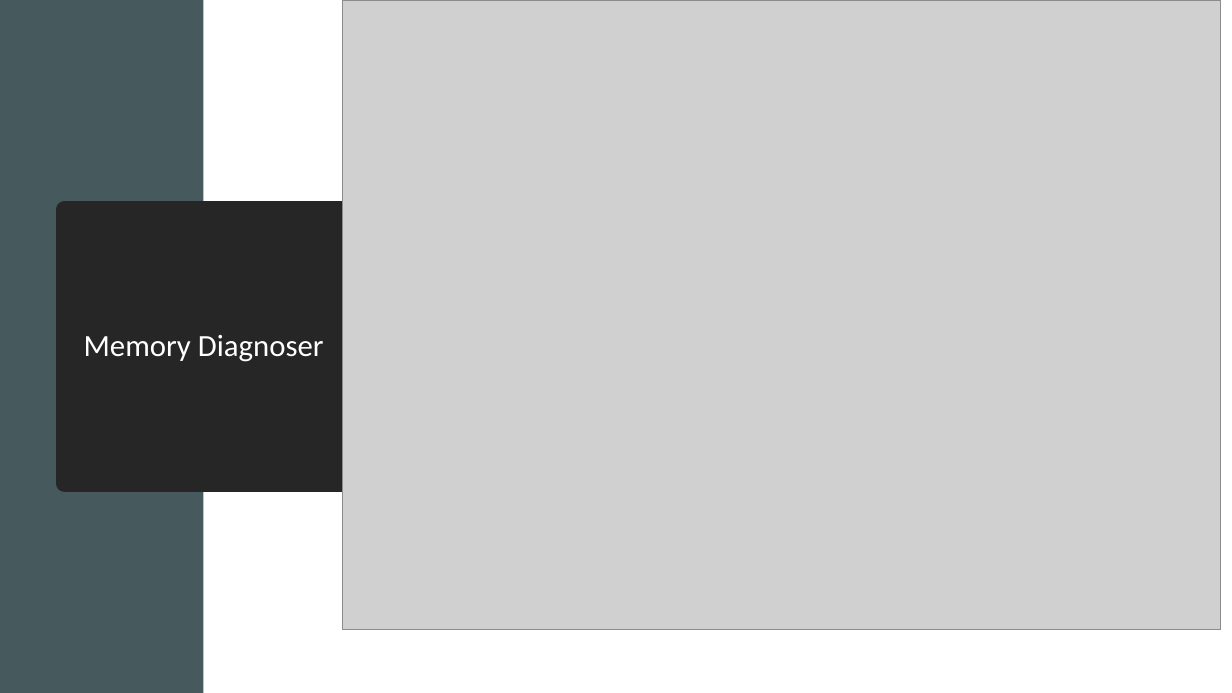
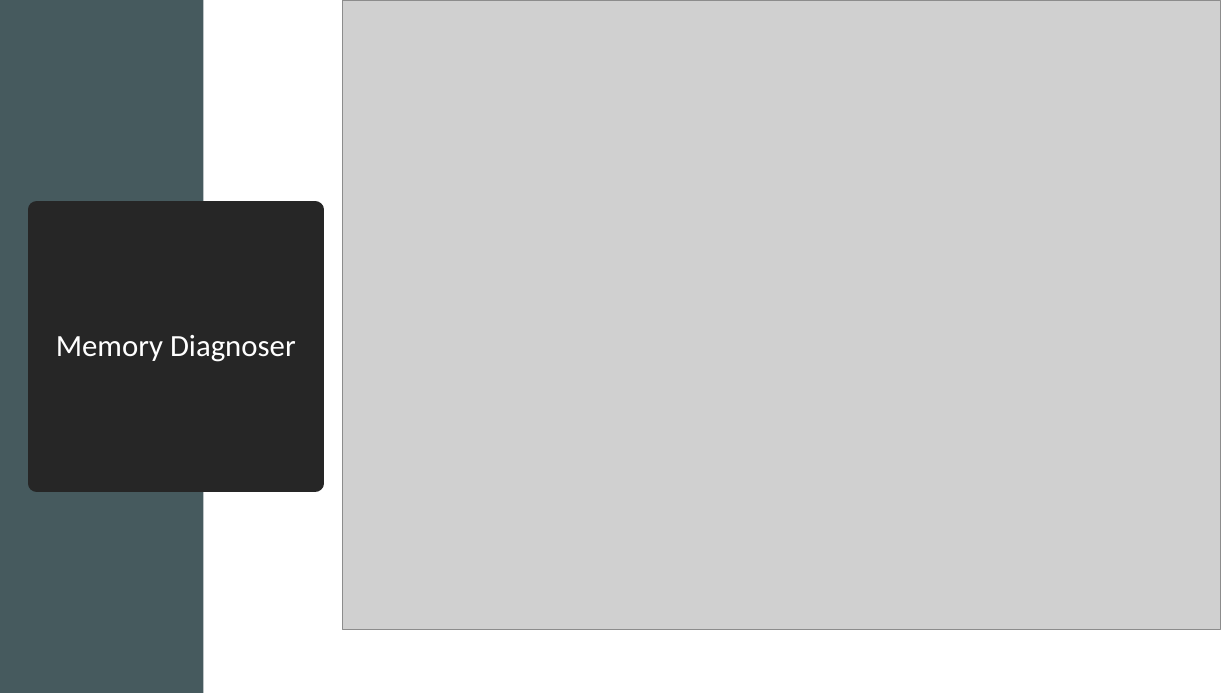
Before and after one commit to sheltertake/dotbench-workshop, a slide deck: slide 10 of 01-benchmark-dotnet/BenchmarkDotNet.pptx (slide 9 before the commit). Drawn at 1232x693 pixels with LibreOffice and Linux fonts; fonts in the diff are those of the drawing; grey boxes stand for pictures. Boxes give left, top, right and bottom in pixels: in the first picture for what was removed or moved away, otherwise in the second. Text is boxed around its words. In the diff, an @@ line names an element or a change of style, - is before the commit and + after.

```diff
--- a/01-benchmark-dotnet/BenchmarkDotNet.pptx
+++ b/01-benchmark-dotnet/BenchmarkDotNet.pptx
@@ title "Memory Diagnoser": place and size @@
-title "Memory Diagnoser" at <box>65,210,343,483</box>
+title "Memory Diagnoser" at <box>37,210,315,483</box>
```
Also in this commit, not shown: 2 other slides changed, 5 slides added, 5 other files.
